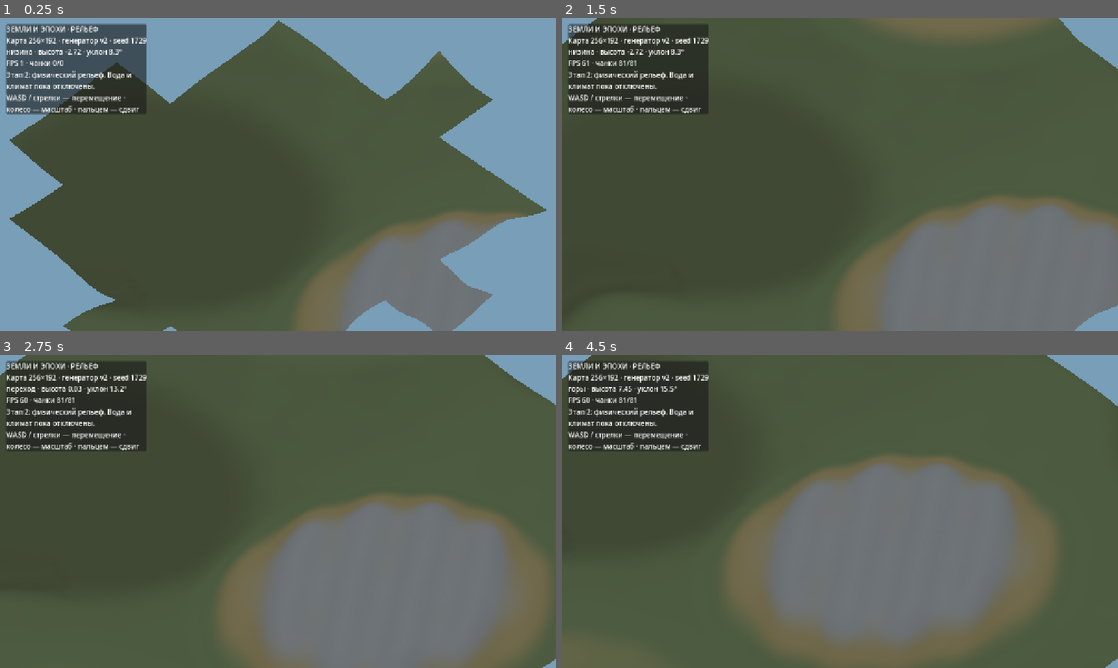
Above: before the commit, frames 1-4 (two rows, left to right).
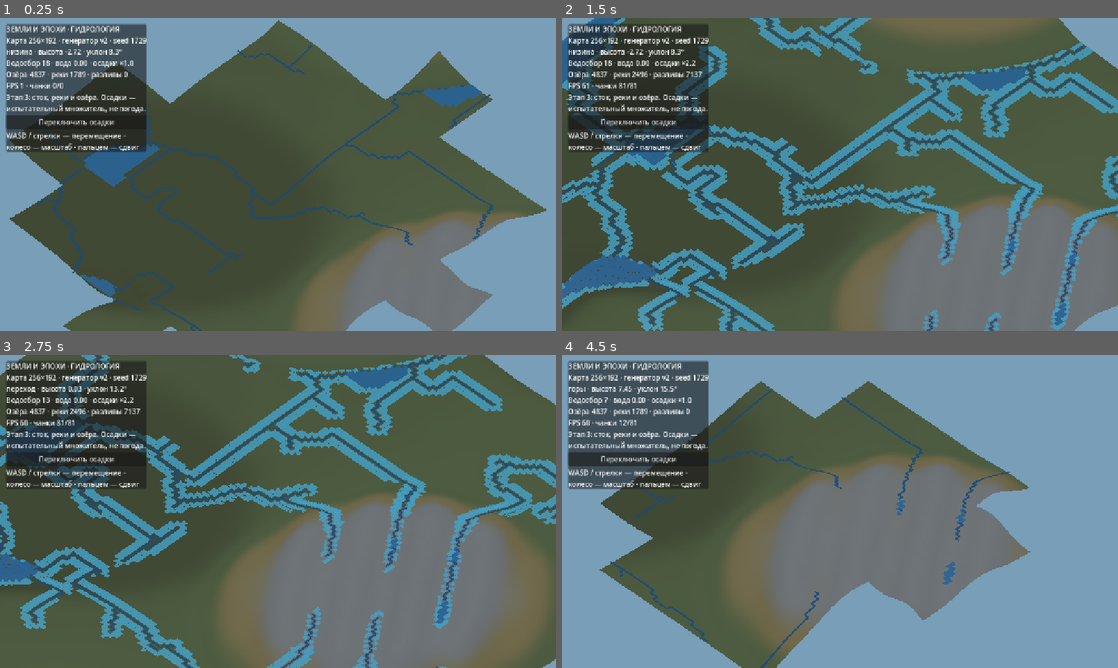
Above: after the commit, the same moments.

Repository: cyrox007/lands-and-ages
Game: Godot game, scene res://scenes/world.tscn
The game is run twice, just before and just after one commit, with the same random seed, the same clock (stepped at 60 frames per second) and the same inputs.
Inputs (mouse positions are in pixels of both pictures, inside the frame that each line leads up to):
- Up to frame 1 (0.25 s): no input
- Up to frame 2 (1.5 s): click (639, 121) at 0.5 s, where only the run after the commit has a clickable "Переключить осадки"; move the mouse to (962, 158) at 1.27 s; hold D from 1.28 s (still down); click (962, 158) at 1.42 s
- Up to frame 3 (2.75 s): release D at 2 s; drag from (166, 527) to (250, 574) at 2.02 s
- Up to frame 4 (4.5 s): tap Enter at 2.75 s; move the mouse to (895, 442) at 2.77 s; hold D 2.78-3.5 s; drag from (812, 574) to (673, 464) at 3.52 s; tap Space at 4.25 s; move the mouse to (1006, 558) at 4.27 s; hold A from 4.28 s (still down)

The runs differ from the first frame. In frame 1, 7.6% of the frame differs, in the area x 1-89%, y 2-100%; in frame 2, 27%; in frame 3, 24%; in frame 4, 58%, in the area x 0-100%, y 0-100%.

Commit message:
feat(world): физическая гидрология, озёра и речные водосборы — этап 3
* feat(water): показать физическую воду чанками и тестировать дождевой сток в сцене

* feat(world): водосборы, реки, озёра и физическая вода — этап 3

* fix(water): строго типизировать очередь и смежные клетки для Godot 4

* test(water): проверять соседнюю клетку с изменившейся треугольной высотой

* perf(water): кешировать статистику озёр и рек для HUD

* test(water): гарантировать речную сеть и озёра на полной карте, проверять разлив берегов

Diff:
--- /dev/null
+++ b/godot/scripts/hydrology.gd
@@ -0,0 +1,346 @@
+extends RefCounted
+## Гидрология поверх физического WorldMap: бассейны, сток, реки и озёра.
+## Очерёдность обхода фиксирована, вода не определяет высоту грунта.
+
+signal water_changed(revision: int)
+
+const RIVER_THRESHOLD := 180.0
+const LAKE_THRESHOLD := 0.06
+const FLOOD_START := 1.5
+const MAX_FLOOD_STEPS := 2
+const DIRECTIONS := [
+	Vector2i(-1, 0), Vector2i(0, -1),
+	Vector2i(1, 0), Vector2i(0, 1)
+]
+
+var world: RefCounted
+var rainfall := 1.0
+var revision := 0
+var _terrain_revision := -1
+var _width := 0
+var _height := 0
+var _ground := PackedFloat32Array()
+var _spill := PackedFloat32Array()
+var _downstream := PackedInt32Array()
+var _outlet := PackedInt32Array()
+var _order := PackedInt32Array()
+var _rank := PackedInt32Array()
+var _catchment := PackedFloat32Array()
+var _river := PackedByteArray()
+var _lake := PackedByteArray()
+var _flood := PackedByteArray()
+var _water_level := PackedFloat32Array()
+var _wetness := PackedFloat32Array()
+var _heap: Array[int] = []
+var _summary := {"lakes": 0, "rivers": 0, "flooded": 0}
+
+
+func _init(source: RefCounted) -> void:
+	world = source
+
+
+func cell_index(cell: Vector2i) -> int:
+	if not world.config.contains_cell(cell):
+		return -1
+	return cell.y * world.config.width + cell.x
+
+
+func cell_from_index(index: int) -> Vector2i:
+	if index < 0 or index >= _width * _height:
+		return Vector2i(-1, -1)
+	return Vector2i(index % _width, index / _width)
+
+
+func _precedes(a: int, b: int) -> bool:
+	if _spill[a] == _spill[b]:
+		return a < b
+	return _spill[a] < _spill[b]
+
+
+func _push(index: int) -> void:
+	_heap.append(index)
+	var pos := _heap.size() - 1
+	while pos > 0:
+		var parent := (pos - 1) / 2
+		if not _precedes(index, _heap[parent]):
+			break
+		_heap[pos] = _heap[parent]
+		pos = parent
+	_heap[pos] = index
+
+
+func _pop() -> int:
+	var first := _heap[0]
+	var last: int = _heap.pop_back()
+	if _heap.is_empty():
+		return first
+	var pos := 0
+	var count := _heap.size()
+	while 2 * pos + 1 < count:
+		var child := 2 * pos + 1
+		if child + 1 < count and _precedes(_heap[child + 1], _heap[child]):
+			child += 1
+		if not _precedes(_heap[child], last):
+			break
+		_heap[pos] = _heap[child]
+		pos = child
+	_heap[pos] = last
+	return first
+
+
+func _seed_border(index: int, visited: PackedByteArray) -> void:
+	if visited[index] != 0:
+		return
+	visited[index] = 1
+	_spill[index] = _ground[index]
+	_outlet[index] = index
+	_push(index)
+
+
+func rebuild() -> void:
+	_width = world.config.width
+	_height = world.config.height
+	var count := _width * _height
+	_ground.resize(count)
+	_spill.resize(count)
+	_downstream.resize(count)
+	_downstream.fill(-1)
+	_outlet.resize(count)
+	_outlet.fill(-1)
+	_rank.resize(count)
+	_catchment.resize(count)
+	_catchment.fill(1.0)
+	_order.clear()
+	_heap.clear()
+	var visited := PackedByteArray()
+	visited.resize(count)
+
+	# Высота клетки берётся из той же треугольной поверхности, что видит GPU.
+	for y in range(_height):
+		for x in range(_width):
+			var index := y * _width + x
+			_ground[index] = world.height_at(Vector2(float(x) + 0.5, float(y) + 0.5))
+
+	# Priority-flood: внешняя граница — выходы водосбора.
+	# Каждая вновь открытая клетка связывается с уже извлечённой из очереди.
+	for x in range(_width):
+		_seed_border(x, visited)
+		_seed_border((_height - 1) * _width + x, visited)
+	for y in range(_height):
+		_seed_border(y * _width, visited)
+		_seed_border(y * _width + _width - 1, visited)
+
+	while not _heap.is_empty():
+		var current := _pop()
+		_rank[current] = _order.size()
+		_order.append(current)
+		var cx := current % _width
+		var cy := current / _width
+		for offset in DIRECTIONS:
+			var nx: int = cx + offset.x
+			var ny: int = cy + offset.y
+			if nx < 0 or ny < 0 or nx >= _width or ny >= _height:
+				continue
+			var next: int = ny * _width + nx
+			if visited[next] != 0:
+				continue
+			visited[next] = 1
+			_spill[next] = maxf(_ground[next], _spill[current])
+			_downstream[next] = current
+			_outlet[next] = _outlet[current]
+			_push(next)
+
+	# Порядок обхода даёт DAG даже на совершенно плоских участках.
+	# Площадь водосбора течёт строго от более позднего узла к раннему.
+	for step in range(_order.size() - 1, -1, -1):
+		var current := _order[step]
+		var lower := _downstream[current]
+		if lower >= 0:
+			_catchment[lower] += _catchment[current]
+
+	_terrain_revision = world.revision
+	_recalculate_water()
+	revision += 1
+	water_changed.emit(revision)
+
+
+func ensure_ready() -> void:
+	if _terrain_revision != world.revision or _ground.size() != world.config.width * world.config.height:
+		rebuild()
+
+
+func set_rainfall(value: float) -> bool:
+	if not is_finite(value) or value < 0.0 or value > 3.0:
+		return false
+	if is_equal_approx(value, rainfall):
+		return false
+	rainfall = value
+	ensure_ready()
+	_recalculate_water()
+	revision += 1
+	water_changed.emit(revision)
+	return true
+
+
+func _recalculate_water() -> void:
+	var count := _width * _height
+	_river.resize(count)
+	_river.fill(0)
+	_lake.resize(count)
+	_lake.fill(0)
+	_flood.resize(count)
+	_flood.fill(0)
+	_water_level.resize(count)
+	_water_level.fill(NAN)
+	_wetness.resize(count)
+	_wetness.fill(clampf(rainfall * 0.15, 0.0, 1.0))
+
+	var sources: Array[int] = []
+	var stage := 0.04 + maxf(0.0, rainfall - 1.0) * 0.10
+	for i in range(count):
+		var lake_depth := _spill[i] - _ground[i]
+		var is_lake := lake_depth > LAKE_THRESHOLD
+		var is_river := _catchment[i] * rainfall >= RIVER_THRESHOLD
+		if not is_lake and not is_river:
+			continue
+		_lake[i] = int(is_lake)
+		_river[i] = int(is_river)
+		_water_level[i] = _spill[i] + stage
+		_wetness[i] = 1.0
+		sources.append(i)
+
+	# Подтопление возможно лишь возле реального русла или озера.
+	# Это локальная модель разлива, не симуляция скоростей течения.
+	if rainfall >= FLOOD_START:
+		var distance := PackedByteArray()
+		distance.resize(count)
+		distance.fill(255)
+		for index in sources:
+			distance[index] = 0
+		var cursor := 0
+		while cursor < sources.size():
+			var current := sources[cursor]
+			cursor += 1
+			if distance[current] >= MAX_FLOOD_STEPS:
+				continue
+			var x := current % _width
+			var y := current / _width
+			for offset in DIRECTIONS:
+				var nx: int = x + offset.x
+				var ny: int = y + offset.y
+				if nx < 0 or ny < 0 or nx >= _width or ny >= _height:
+					continue
+				var near: int = ny * _width + nx
+				var level := _water_level[current] - 0.02
+				if _ground[near] >= level - 0.01:
+					continue
+				if is_nan(_water_level[near]) or level > _water_level[near]:
+					_water_level[near] = level
+				if _lake[near] == 0 and _river[near] == 0:
+					_flood[near] = 1
+				if distance[near] > distance[current] + 1:
+					distance[near] = distance[current] + 1
+					sources.append(near)
+
+	# Счётчики вычисляются при изменении водного режима, а не каждый кадр.
+	var lakes := 0
+	var rivers := 0
+	var floods := 0
+	for i in range(count):
+		lakes += int(_lake[i] != 0)
+		rivers += int(_river[i] != 0 and _lake[i] == 0)
+		floods += int(_flood[i] != 0)
+	_summary = {"lakes": lakes, "rivers": rivers, "flooded": floods}
+
+	# Влажность здесь — признак соседства воды, а не свойства почвы.
+	for i in range(count):
+		if not is_nan(_water_level[i]):
+			continue
+		var x := i % _width
+		var y := i / _width
+		for offset in DIRECTIONS:
+			var nx: int = x + offset.x
+			var ny: int = y + offset.y
+			if nx < 0 or ny < 0 or nx >= _width or ny >= _height:
+				continue
+			if not is_nan(_water_level[ny * _width + nx]):
+				_wetness[i] = maxf(_wetness[i], 0.72)
+				break
+
+
+func water_at(cell: Vector2i) -> Dictionary:
+	ensure_ready()
+	var i := cell_index(cell)
+	if i < 0:
+		return {}
+	var surface := _water_level[i]
+	return {
+		"cell": cell,
+		"ground": _ground[i],
+		"spill": _spill[i],
+		"downstream": cell_from_index(_downstream[i]),
+		"outlet": cell_from_index(_outlet[i]),
+		"order": _rank[i],
+		"catchment": _catchment[i],
+		"discharge": _catchment[i] * rainfall,
+		"lake": _lake[i] != 0,
+		"river": _river[i] != 0,
+		"flooded": _flood[i] != 0,
+		"water_level": surface if not is_nan(surface) else null,
+		"depth": maxf(0.0, surface - _ground[i]) if not is_nan(surface) else 0.0,
+		"wetness": _wetness[i]
+	}
+
+
+func has_water(index: int) -> bool:
+	return index >= 0 and index < _water_level.size() and not is_nan(_water_level[index])
+
+
+func lake_at(index: int) -> bool:
+	return index >= 0 and index < _lake.size() and _lake[index] != 0
+
+
+func river_at(index: int) -> bool:
+	return index >= 0 and index < _river.size() and _river[index] != 0
+
+
+func level_at(index: int) -> float:
+	if not has_water(index):
+		return NAN
+	return _water_level[index]
+
+
+func downstream_of(index: int) -> int:
+	if index < 0 or index >= _downstream.size():
+		return -1
+	return _downstream[index]
+
+
+func outlet_count() -> int:
+	ensure_ready()
+	var result := 0
+	for i in range(_downstream.size()):
+		if _downstream[i] == -1:
+			result += 1
+	return result
+
+
+func water_count() -> Dictionary:
+	ensure_ready()
+	return _summary.duplicate()
+
+
+func to_data() -> Dictionary:
+	# Потоки, озёра и бассейны восстанавливаются из seed и состояния вершин.
+	return {"version": 1, "rainfall": rainfall, "world_revision": world.revision}
+
+
+func load_data(data: Dictionary) -> bool:
+	if data.get("version") != 1 or not (data.get("rainfall") is float or data.get("rainfall") is int):
+		return false
+	var value := float(data["rainfall"])
+	if not is_finite(value) or value < 0.0 or value > 3.0:
+		return false
+	rainfall = value
+	rebuild()
+	return true
--- /dev/null
+++ b/godot/scripts/water_mesh.gd
@@ -0,0 +1,68 @@
+extends RefCounted
+## Отрисовка только водной поверхности; все её уровни берутся из гидрологии.
+
+static func _quad(tool: SurfaceTool, a: Vector3, b: Vector3,
+		c: Vector3, d: Vector3, tint: Color) -> void:
+	tool.set_color(tint)
+	tool.set_normal(Vector3.UP)
+	for vertex in [a, b, c, a, c, d]:
+		tool.add_vertex(vertex)
+
+
+static func create_mesh(world: RefCounted, hydro: RefCounted, chunk: Vector2i) -> ArrayMesh:
+	hydro.ensure_ready()
+	var bounds: Rect2i = world.config.chunk_rect(chunk)
+	var result := ArrayMesh.new()
+	if not bounds.has_area():
+		return result
+	var tool := SurfaceTool.new()
+	tool.begin(Mesh.PRIMITIVE_TRIANGLES)
+	var added := 0
+	for y in range(bounds.position.y, bounds.end.y):
+		for x in range(bounds.position.x, bounds.end.x):
+			var cell := Vector2i(x, y)
+			var index: int = hydro.cell_index(cell)
+			if not hydro.has_water(index):
+				continue
+			var level: float = hydro.level_at(index) + 0.018
+			var lake: bool = hydro.lake_at(index)
+			var river: bool = hydro.river_at(index)
+			var color := Color(0.17, 0.39, 0.58, 0.87)
+			if lake:
+				color = Color(0.14, 0.33, 0.49, 0.90)
+			elif not river:
+				color = Color(0.23, 0.54, 0.65, 0.82)
+			if lake or not river:
+				var a: Vector3 = world.config.to_scene(Vector2(x, y), level)
+				var b: Vector3 = world.config.to_scene(Vector2(x + 1, y), level)
+				var c: Vector3 = world.config.to_scene(Vector2(x + 1, y + 1), level)
+				var d: Vector3 = world.config.to_scene(Vector2(x, y + 1), level)
+				_quad(tool, a, b, c, d, color)
+				added += 1
+				continue
+
+			# Течение — лента от середины клетки к её следующему узлу.
+			var next: int = hydro.downstream_of(index)
+			var start := Vector2(float(x) + 0.5, float(y) + 0.5)
+			var finish := start
+			var end_level := level
+			if next >= 0:
+				var target: Vector2i = hydro.cell_from_index(next)
+				finish = Vector2(float(target.x) + 0.5, float(target.y) + 0.5)
+				if hydro.has_water(next):
+					end_level = hydro.level_at(next) + 0.018
+				else:
+					end_level = world.height_at(finish) + 0.06
+			else:
+				finish += Vector2(0.0, 0.18)
+			var direction := (finish - start).normalized()
+			var normal := Vector2(-direction.y, direction.x) * 0.24
+			var a: Vector3 = world.config.to_scene(start - normal, level)
+			var b: Vector3 = world.config.to_scene(start + normal, level)
+			var c: Vector3 = world.config.to_scene(finish + normal, end_level)
+			var d: Vector3 = world.config.to_scene(finish - normal, end_level)
+			_quad(tool, a, b, c, d, color)
+			added += 1
+	if added > 0:
+		tool.commit(result)
+	return result
--- a/godot/scripts/world.gd
+++ b/godot/scripts/world.gd
@@ -6,6 +6,8 @@
 const WorldMap = preload("res://scripts/world_map.gd")
 const Relief = preload("res://scripts/relief.gd")
 const Chunk = preload("res://scripts/chunk.gd")
+const Hydrology = preload("res://scripts/hydrology.gd")
+const WaterMesh = preload("res://scripts/water_mesh.gd")
 
 const VIEW_RADIUS := 4
 const BUILD_PER_FRAME := 2
@@ -14,6 +16,8 @@
 const MAX_ZOOM := 105.0
 
 var _world_model: RefCounted
+var _hydro: RefCounted
+var _water_material: StandardMaterial3D
 var _center := Vector2.ZERO
 var _camera: Camera3D
 var _terrain_holder: Node3D
@@ -28,6 +32,8 @@
 func _ready() -> void:
 	_world_model = WorldMap.new(WorldConfig.new())
 	_world_model.vertices_changed.connect(_on_world_changed)
+	_hydro = Hydrology.new(_world_model)
+	_hydro.rebuild()
 	_center = Vector2(_world_model.config.width, _world_model.config.height) * 0.5
 	_setup_environment()
 	_setup_materials()
@@ -67,6 +73,11 @@
 	_ground_material.vertex_color_use_as_albedo = true
 	_ground_material.roughness = 1.0
 	_ground_material.cull_mode = BaseMaterial3D.CULL_DISABLED
+	_water_material = StandardMaterial3D.new()
+	_water_material.vertex_color_use_as_albedo = true
+	_water_material.transparency = BaseMaterial3D.TRANSPARENCY_ALPHA
+	_water_material.roughness = 0.25
+	_water_material.cull_mode = BaseMaterial3D.CULL_DISABLED
 
 
 func _setup_interface() -> void:
@@ -81,9 +92,13 @@
 	_status = Label.new()
 	column.add_child(_status)
 	var info := Label.new()
-	info.text = "Этап 2: физический рельеф. Вода и климат пока отключены."
+	info.text = "Этап 3: сток, реки и озёра. Осадки — испытательный множитель, не погода."
 	info.autowrap_mode = TextServer.AUTOWRAP_WORD_SMART
 	column.add_child(info)
+	var rain_button := Button.new()
+	rain_button.text = "Переключить осадки"
+	rain_button.pressed.connect(_cycle_rainfall)
+	column.add_child(rain_button)
 	var hint := Label.new()
 	hint.text = "WASD / стрелки — перемещение · колесо — масштаб · пальцем — сдвиг"
 	hint.autowrap_mode = TextServer.AUTOWRAP_WORD_SMART
@@ -179,29 +194,52 @@
 	ground.material_override = _ground_material
 	ground.cast_shadow = GeometryInstance3D.SHADOW_CASTING_SETTING_OFF
 	node.add_child(ground)
+	var water_mesh: ArrayMesh = WaterMesh.create_mesh(_world_model, _hydro, coord)
+	if water_mesh.get_surface_count() > 0:
+		var water_node := MeshInstance3D.new()
+		water_node.name = "Поверхностная вода"
+		water_node.mesh = water_mesh
+		water_node.material_override = _water_material
+		water_node.cast_shadow = GeometryInstance3D.SHADOW_CASTING_SETTING_OFF
+		node.add_child(water_node)
 	_terrain_holder.add_child(node)
 	_active[coord] = node
 
 
-func _on_world_changed(chunks: Array[Vector2i], _revision: int) -> void:
-	for coord in chunks:
-		if not _active.has(coord):
-			continue
-		_active[coord].queue_free()
-		_active.erase(coord)
-	_refresh_visible(false)
+func _on_world_changed(_chunks: Array[Vector2i], _revision: int) -> void:
+	# Изменение одной высоты способно перенаправить воду далеко вниз по бассейну.
+	# Пока перестраиваем водосбор целиком; оптимизация зависит от будущего профиля.
+	_hydro.rebuild()
+	_refresh_visible(true)
+
+
+func _cycle_rainfall() -> void:
+	var next := 2.2
+	if _hydro.rainfall > 1.5:
+		next = 0.4
+	elif _hydro.rainfall < 0.8:
+		next = 1.0
+	_hydro.set_rainfall(next)
+	_refresh_visible(true)
+	_update_hud()
 
 
 func _update_hud() -> void:
 	if _status == null:
 		return
 	var profile := Relief.profile_at(_world_model, _center)
-	_status.text = "ЗЕМЛИ И ЭПОХИ · РЕЛЬЕФ\n"
+	var water: Dictionary = _hydro.water_at(_world_model.config.cell_at(_center))
+	var amounts: Dictionary = _hydro.water_count()
+	_status.text = "ЗЕМЛИ И ЭПОХИ · ГИДРОЛОГИЯ\n"
 	_status.text += "Карта %d×%d · генератор v%d · seed %d\n" % [
 		_world_model.config.width, _world_model.config.height,
 		_world_model.config.generator_version, _world_model.config.seed]
 	_status.text += "%s · высота %.2f · уклон %.1f°\n" % [
 		profile["form"], profile["height"], profile["slope_degrees"]]
+	_status.text += "Водосбор %.0f · вода %.2f · осадки ×%.1f\n" % [
+		water["catchment"], water["depth"], _hydro.rainfall]
+	_status.text += "Озёра %d · реки %d · разливы %d\n" % [
+		amounts["lakes"], amounts["rivers"], amounts["flooded"]]
 	_status.text += "FPS %d · чанки %d/%d" % [
 		Engine.get_frames_per_second(), _active.size(),
 		_active.size() + _pending.size()]
--- /dev/null
+++ b/godot/tests/hydrology_smoke.gd
@@ -0,0 +1,167 @@
+extends SceneTree
+## Приёмка гидрологии: сток к границе, отсутствие циклов, озёра и разливы.
+## Без погодной симуляции, грунтов, растительности и объектов.
+
+const Config = preload("res://scripts/world_config.gd")
+const WorldMap = preload("res://scripts/world_map.gd")
+const Hydrology = preload("res://scripts/hydrology.gd")
+const WaterMesh = preload("res://scripts/water_mesh.gd")
+
+var failures: Array[String] = []
+
+
+func _check(condition: bool, message: String) -> void:
+	if not condition:
+		failures.append(message)
+
+
+func _initialize() -> void:
+	_run()
+
+
+func _topology(hydro: RefCounted, config: RefCounted) -> void:
+	var outlet_total := 0.0
+	var outlets := 0
+	for y in range(config.height):
+		for x in range(config.width):
+			var cell := Vector2i(x, y)
+			var data: Dictionary = hydro.water_at(cell)
+			_check(data["spill"] >= data["ground"] - 0.0001, "Уровень заполнения не ниже грунта")
+			var downstream: Vector2i = data["downstream"]
+			if downstream == Vector2i(-1, -1):
+				outlets += 1
+				outlet_total += float(data["catchment"])
+				_check(x == 0 or y == 0 or x == config.width - 1 or y == config.height - 1,
+					"Выход бассейна только на границе")
+				continue
+			_check(abs(downstream.x - x) + abs(downstream.y - y) == 1,
+				"Течение только в соседнюю клетку")
+			var next: Dictionary = hydro.water_at(downstream)
+			_check(int(next["order"]) < int(data["order"]), "Нет циклов, у приёмника меньший ранг")
+			_check(float(next["spill"]) <= float(data["spill"]) + 0.0001,
+				"Сток не идёт вверх по уровню заполнения")
+			var out: Vector2i = data["outlet"]
+			_check(out.x == 0 or out.y == 0 or out.x == config.width - 1
+				or out.y == config.height - 1, "Каждый бассейн выходит на границу")
+	_check(outlets > 0, "Существует хотя бы один выход")
+	_check(absf(outlet_total - float(config.width * config.height)) < 0.2,
+		"Суммарный сток по всем водосборам сохраняется")
+
+
+func _run() -> void:
+	# Сток проверяем на настоящем рельефе с неизменяемым seed.
+	var world := WorldMap.new(Config.new(64, 48, 1729))
+	var hydro := Hydrology.new(world)
+	hydro.rebuild()
+	_topology(hydro, world.config)
+	_check(hydro.water_at(Vector2i(-1, 0)).is_empty(), "Вода за пределами недоступна")
+	_check(hydro.outlet_count() == 2 * (64 + 48) - 4,
+		"Все клетки границы являются доступными выходами")
+	var repeat := Hydrology.new(WorldMap.new(Config.new(64, 48, 1729)))
+	repeat.rebuild()
+	for pos in [Vector2i(1, 1), Vector2i(11, 13), Vector2i(30, 22), Vector2i(60, 45)]:
+		_check(hydro.water_at(pos) == repeat.water_at(pos),
+			"Повторный seed воспроизводит направления и водосборы")
+
+	# При смене seed меняется естественный водосбор.
+	var distinct := 0
+	for seed in range(100, 200):
+		var current_world := WorldMap.new(Config.new(18, 14, seed))
+		var current := Hydrology.new(current_world)
+		current.rebuild()
+		var previous := Hydrology.new(WorldMap.new(Config.new(18, 14, seed)))
+		previous.rebuild()
+		var sample := Vector2i(9, 7)
+		var a: Dictionary = current.water_at(sample)
+		var b: Dictionary = previous.water_at(sample)
+		_check(a == b, "Гидрология повторяется для seed %d" % seed)
+		if current.water_at(Vector2i(10, 6))["spill"] != hydro.water_at(Vector2i(10, 6))["spill"]:
+			distinct += 1
+	_check(distinct > 90, "Проверены сто разных seed")
+
+	# На полной испытательной карте проверяем присутствие рек и озёр.
+	var large_world := WorldMap.new(Config.new())
+	var large := Hydrology.new(large_world)
+	large.rebuild()
+	var totals: Dictionary = large.water_count()
+	print("Гидрология 256×192: реки=%d, озёра=%d, разливы=%d" % [
+		totals["rivers"], totals["lakes"], totals["flooded"]])
+	_check(int(totals["rivers"]) > 0, "На полной карте есть речные участки")
+	_check(int(totals["lakes"]) > 0, "На полной карте есть естественные озёра")
+	for y in range(large_world.config.height):
+		for x in range(large_world.config.width):
+			var index := large.cell_index(Vector2i(x, y))
+			if not large.river_at(index):
+				continue
+			var next := large.downstream_of(index)
+			if next >= 0:
+				_check(large.river_at(next),
+					"Речной сток непрерывен вниз по накоплению притока")
+
+	# Искусственная котловина: все вершины сперва на отметке 2.
+	var bowl_world := WorldMap.new(Config.new(12, 12, 9123))
+	var changes := {}
+	for y in range(13):
+		for x in range(13):
+			changes[Vector2i(x, y)] = 2.0
+	for y in range(4, 9):
+		for x in range(4, 9):
+			changes[Vector2i(x, y)] = -1.0
+	_check(bowl_world.apply_vertex_changes(changes), "Создана искусственная котловина")
+	var basin := Hydrology.new(bowl_world)
+	basin.rebuild()
+	_topology(basin, bowl_world.config)
+	var lake := basin.water_at(Vector2i(5, 5))
+	_check(bool(lake["lake"]), "Замкнутая котловина заполняется озером")
+	_check(float(lake["spill"]) >= 1.99, "Уровень озера равен переливу через край")
+	_check(float(lake["depth"]) >= 2.99, "Вода имеет физическую глубину")
+	_check(not bool(basin.water_at(Vector2i(1, 1))["lake"]),
+		"Сухая равнина не становится озером")
+	var mesh := WaterMesh.create_mesh(bowl_world, basin, Vector2i(0, 0))
+	_check(mesh.get_surface_count() > 0, "Водная поверхность создаёт GPU-меш")
+
+	# Тестовый множитель осадков расширяет реки и может вызвать разлив.
+	var before := basin.water_count()
+	_check(basin.set_rainfall(2.2), "Интенсивность стока изменяется")
+	var after := basin.water_count()
+	_check(int(after["flooded"]) >= int(before["flooded"]), "Разлив не уменьшается от дождя")
+	_check(int(after["flooded"]) > 0, "Повышение воды даёт локальное подтопление берегов")
+	_check(float(basin.water_at(Vector2i(5, 5))["wetness"]) == 1.0,
+		"Озеро даёт максимальную поверхностную влажность")
+	_check(not basin.set_rainfall(-1.0), "Отрицательные осадки запрещены")
+	_check(not basin.set_rainfall(INF), "Бесконечные осадки запрещены")
+	var hydro_data: Dictionary = basin.to_data()
+	var saved = JSON.parse_string(JSON.stringify(hydro_data))
+	var reloaded := Hydrology.new(WorldMap.from_data(
+		JSON.parse_string(JSON.stringify(bowl_world.to_data()))))
+	_check(reloaded.load_data(saved), "Состояние гидрологии восстановлено")
+	_check(is_equal_approx(reloaded.rainfall, basin.rainfall), "Множитель осадков сохранён")
+	_check(reloaded.water_at(Vector2i(5, 5)) == basin.water_at(Vector2i(5, 5)),
+		"Уровень озера восстановился по сохранённой геометрии")
+	_check(not reloaded.load_data({"version": 22, "rainfall": 2.0}),
+		"Неизвестный формат гидрологии отклоняется")
+
+	# Изменение земли инвалидирует гидрологию без вмешательства рендера.
+	var changed := bowl_world.set_vertex(Vector2i(6, 6), 0.0)
+	_check(changed, "Высоту можно менять после построения бассейнов")
+	basin.ensure_ready()
+	_check(is_equal_approx(float(basin.water_at(Vector2i(5, 5))["ground"]),
+		bowl_world.height_at(Vector2(5.5, 5.5))), "Грунт и гидрология читают один мир")
+	_check(basin.water_at(Vector2i(6, 5))["ground"] > -1.0,
+		"Гидрология перестроена по изменённому рельефу")
+
+	# Проверка масштабирования: мир не обязан быть кратен чанкам.
+	var partial := WorldMap.new(Config.new(19, 13, 1312, 8, 16))
+	var partial_hydro := Hydrology.new(partial)
+	partial_hydro.rebuild()
+	_topology(partial_hydro, partial.config)
+	var last_chunk := WaterMesh.create_mesh(partial, partial_hydro, Vector2i(2, 1))
+	_check(last_chunk != null, "Водный рендер принимает неполные крайние чанки")
+
+	if not failures.is_empty():
+		for failure in failures:
+			push_error("Гидрология: " + failure)
+		quit(1)
+		return
+	print("Этап 3: водосборы, отсутствие циклов, озёра, разливы и сохранения — успешно.")
+	quit(0)
Not shown, added: docs/WORLD-STAGE-3.md
